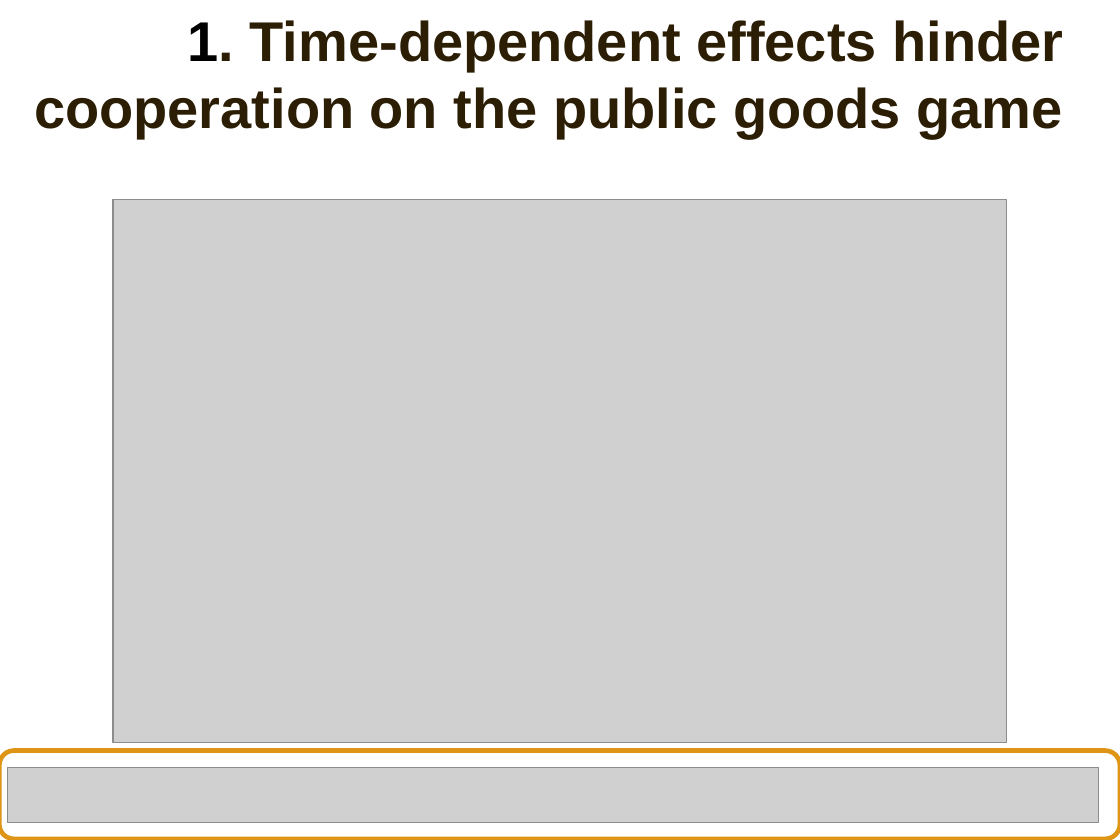
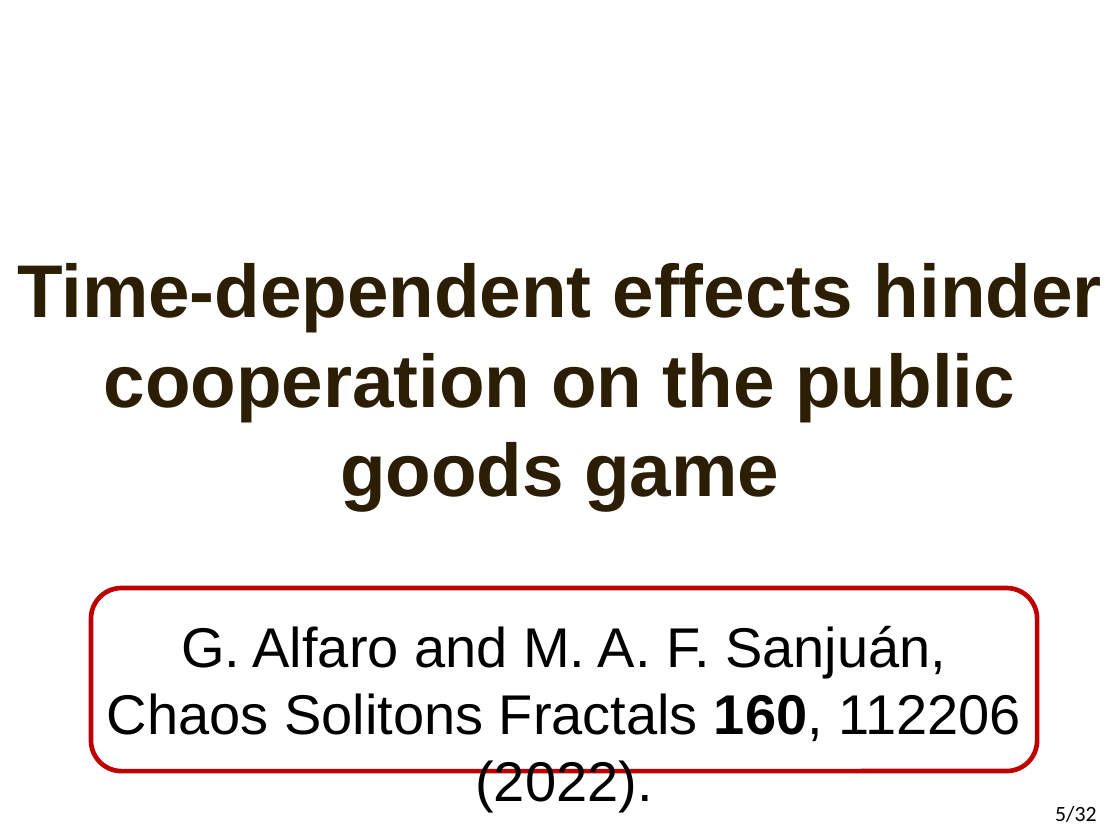
Before and after one commit to gasparalfaro/Tesis-Tesis, a slide deck: slide 6 of Presentacion/Thesis Presentation Gaspar Alfaro.pptx (slide 3 before the commit). Drawn at 1120x840 pixels with LibreOffice and Linux fonts; fonts in the diff are those of the drawing; grey boxes stand for pictures. Boxes give left, top, right and bottom in pixels: in the first picture for what was removed or moved away, otherwise in the second. Text is boxed around its words. In the diff, an @@ line names an element or a change of style, - is before the commit and + after.

```diff
--- a/Presentacion/Thesis Presentation Gaspar Alfaro.pptx
+++ b/Presentacion/Thesis Presentation Gaspar Alfaro.pptx
@@ picture removed at bbox=[113, 199, 1007, 741] @@
@@ text at bbox=[17, 263, 1102, 510]: text changed; size 36 to 48 pt @@
-1. Time-dependent effects hinder cooperation on the public goods game
+Time-dependent effects hinder cooperation on the public goods game
@@ rounded rectangle: place and size @@
-rounded rectangle at bbox=[0, 750, 1120, 839]
+rounded rectangle at bbox=[91, 588, 1037, 771]
@@ rounded rectangle at bbox=[91, 588, 1037, 771]: outline #DE9415 3 pt to #C00000 3 pt @@
@@ text added at bbox=[107, 625, 1021, 742], 36 pt, text #000000 @@
+G. Alfaro and M. A. F. Sanjuán, Chaos Solitons Fractals 160, 112206 (2022).
@@ picture removed at bbox=[8, 767, 1099, 822] @@
@@ page number added at bbox=[1055, 806, 1097, 822], 14 pt, text #000000 @@
+5/32
```
Also in this commit, not shown: 34 other slides changed, 23 slides added, 6 slides removed.
